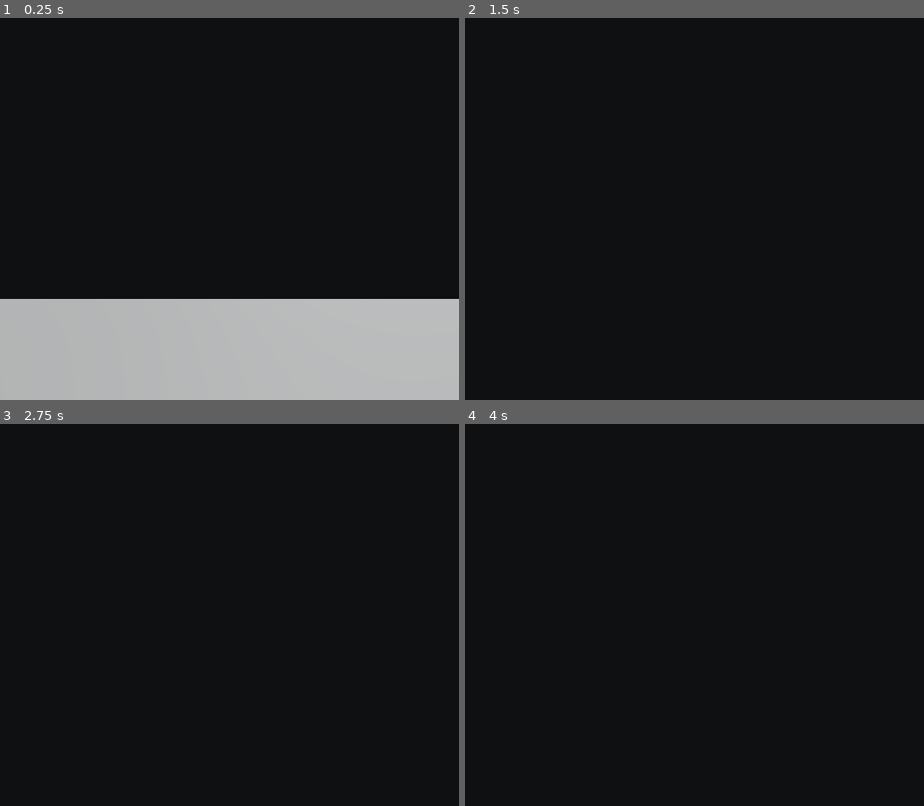
Above: before the commit, frames 1-4 (two rows, left to right).
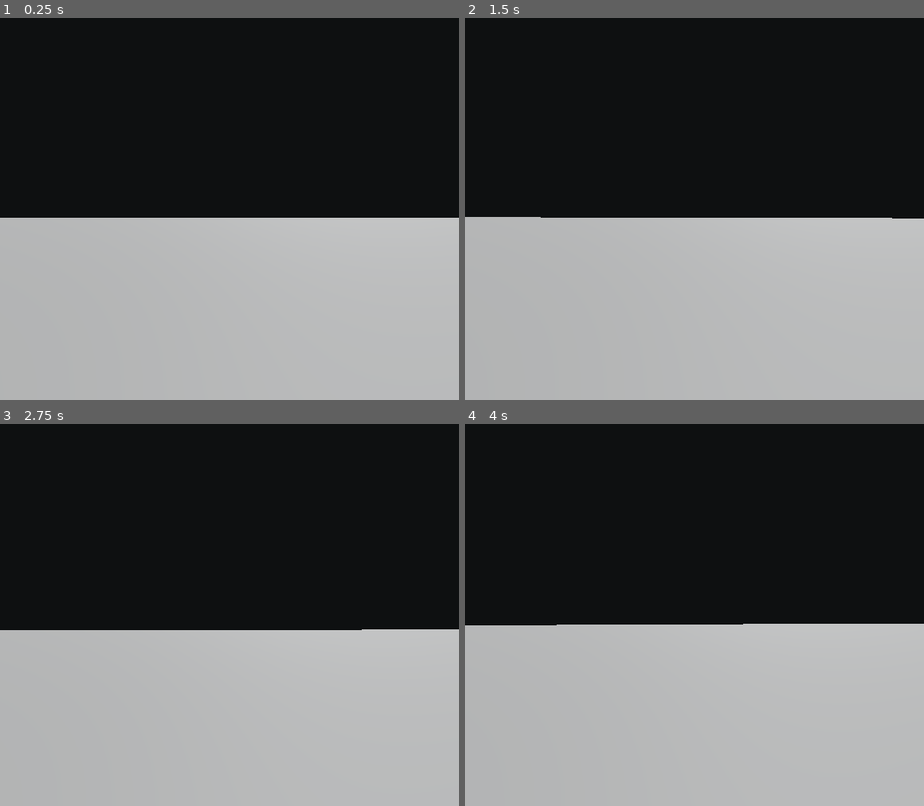
Above: after the commit, the same moments.

Repository: derukaeru/grief-0001
Game: Godot game, scene res://src/scenes/main/main.tscn
Same seed, same stepped clock (60 frames per second), same inputs: the game is played once before the commit and once after it. The engine's default icon, where the game draws it, is replaced by a stand-in: a white triangle on a blue panel in a dark square.
Inputs (mouse positions are in pixels of both pictures, inside the frame that each line leads up to):
- Up to frame 1 (0.25 s): no input
- Up to frame 2 (1.5 s): tap Enter at 0.5 s; move the mouse to (717, 209) at 0.52 s; hold W (forward) from 0.53 s (still down); tap Alt at 0.6 s; click (717, 209) at 0.67 s; move the mouse to (671, 209) at 1.27 s; tap Shift at 1.35 s
- Up to frame 3 (2.75 s): keep holding W (forward); tap Space at 2 s; move the mouse to (243, 607) at 2.02 s; tap Alt at 2.1 s
- Up to frame 4 (4 s): keep holding W (forward); move the mouse to (689, 622) at 2.77 s; tap Shift at 2.85 s; click (689, 622) at 2.92 s; tap Enter at 3.5 s; move the mouse to (731, 618) at 3.52 s; tap Alt at 3.6 s

The runs differ from the first frame. In frame 1, 21% of the frame differs, in the area x 0-100%, y 52-74%; in frame 2, 48%, in the area x 0-100%, y 52-100%; in frame 3, 46%; in frame 4, 48%.

Commit message:
feat: added new title screen

Diff:
--- a/src/scenes/maps/field.tscn
+++ b/src/scenes/maps/field.tscn
@@ -1,10 +1,12 @@
 [gd_scene format=3 uid="uid://ormu8fsixur7"]
 
 [sub_resource type="PlaneMesh" id="PlaneMesh_y04lm"]
-size = Vector2(10, 10)
+size = Vector2(100, 100)
 
 [sub_resource type="BoxShape3D" id="BoxShape3D_y04lm"]
-size = Vector3(10, 0.01, 10)
+size = Vector3(100, 0.01, 100)
+
+[sub_resource type="SphereMesh" id="SphereMesh_y04lm"]
 
 [node name="field" type="Node3D" unique_id=1818184762]
 
@@ -15,3 +17,7 @@
 
 [node name="CollisionShape3D" type="CollisionShape3D" parent="StaticBody3D" unique_id=446570433]
 shape = SubResource("BoxShape3D_y04lm")
+
+[node name="MeshInstance3D" type="MeshInstance3D" parent="." unique_id=394282424]
+transform = Transform3D(1, 0, 0, 0, 1, 0, 0, 0, 1, 29.19327, 4.68164, 0)
+mesh = SubResource("SphereMesh_y04lm")
--- a/src/scenes/menu/loading_screen.gd
+++ b/src/scenes/menu/loading_screen.gd
@@ -2,15 +2,14 @@
 
 signal loading_screen_ready
 @onready var animation: AnimationPlayer = $AnimationPlayer
-@onready var loading_progress: Label = $loading_progress
 
 func _ready() -> void:
 	animation.play("fade")
 	await animation.animation_finished
 	loading_screen_ready.emit()
 
-func _on_progress_changed(value: float) -> void:
-	loading_progress.text = str(int(value * 10)) + "%"
+func _on_progress_changed(_value: float) -> void:
+	pass
 
 func _on_loading_finished() -> void:
 	animation.play_backwards("fade")
--- a/src/scenes/menu/loading_screen.tscn
+++ b/src/scenes/menu/loading_screen.tscn
@@ -42,37 +42,6 @@
 [node name="loading_screen" type="CanvasLayer" unique_id=1327939804]
 script = ExtResource("1_4je5t")
 
-[node name="loading_text" type="Label" parent="." unique_id=567525063]
-anchors_preset = 8
-anchor_left = 0.5
-anchor_top = 0.5
-anchor_right = 0.5
-anchor_bottom = 0.5
-offset_left = -40.0
-offset_top = -11.5
-offset_right = 40.0
-offset_bottom = 11.5
-grow_horizontal = 2
-grow_vertical = 2
-text = "loading..."
-horizontal_alignment = 1
-
-[node name="loading_progress" type="Label" parent="." unique_id=605119785]
-anchors_preset = 8
-anchor_left = 0.5
-anchor_top = 0.5
-anchor_right = 0.5
-anchor_bottom = 0.5
-offset_left = -40.0
-offset_top = 10.0
-offset_right = 40.0
-offset_bottom = 33.0
-grow_horizontal = 2
-grow_vertical = 2
-text = "0%"
-horizontal_alignment = 1
-vertical_alignment = 1
-
 [node name="cover" type="ColorRect" parent="." unique_id=105426531]
 anchors_preset = 15
 anchor_right = 1.0
--- a/src/scenes/menu/settings_screen.gd
+++ b/src/scenes/menu/settings_screen.gd
@@ -2,10 +2,10 @@
 @onready var animation: AnimationPlayer = $AnimationPlayer
 
 func open() -> void:
-	pass
+	show()
 
 func close() -> void:
-	pass
+	hide()
 
 func mouse_entered(source: Button) -> void:
 	var tw: Tween = get_tree().create_tween()
--- a/src/scenes/menu/settings_screen.tscn
+++ b/src/scenes/menu/settings_screen.tscn
@@ -19,16 +19,27 @@
 grow_vertical = 2
 script = ExtResource("1_b8lm6")
 
+[node name="background" type="ColorRect" parent="." unique_id=612508177]
+layout_mode = 1
+anchors_preset = 15
+anchor_right = 1.0
+anchor_bottom = 1.0
+grow_horizontal = 2
+grow_vertical = 2
+color = Color(0, 0, 0, 1)
+
 [node name="exit" type="Button" parent="." unique_id=1870965150]
 layout_mode = 1
 anchors_preset = 1
 anchor_left = 1.0
 anchor_right = 1.0
-offset_left = -112.0
+offset_left = -56.0
+offset_top = 8.0
+offset_right = -8.0
 offset_bottom = 48.0
 grow_horizontal = 0
 theme_override_font_sizes/font_size = 32
-text = "exit"
+text = "x"
 flat = true
 
 [node name="AnimationPlayer" type="AnimationPlayer" parent="." unique_id=412523871]
--- a/src/scenes/menu/title_screen.gd
+++ b/src/scenes/menu/title_screen.gd
@@ -3,7 +3,7 @@
 
 func mouse_entered(source: Button) -> void:
 	var tw: Tween = get_tree().create_tween()
-	tw.tween_property(source, "scale", Vector2(1.1, 1.1), 0.15)
+	tw.tween_property(source, "scale", Vector2(1.15, 1.15), 0.15)
 
 func mouse_exited(source: Button) -> void:
 	var tw: Tween = get_tree().create_tween()
--- a/src/scenes/menu/title_screen.tscn
+++ b/src/scenes/menu/title_screen.tscn
@@ -2,6 +2,8 @@
 
 [ext_resource type="Script" uid="uid://gdniltp6ahcj" path="res://src/scenes/menu/title_screen.gd" id="1_fbi7p"]
 [ext_resource type="PackedScene" uid="uid://c5wqen1jgstwm" path="res://src/scenes/menu/settings_screen.tscn" id="2_4v2w5"]
+[ext_resource type="Texture2D" uid="uid://boa5g6vnh5q83" path="res://src/assets/sprites/ui/loop_background.png" id="2_wf6w8"]
+[ext_resource type="Texture2D" uid="uid://dd4ilhivajitl" path="res://src/assets/sprites/eye.png" id="3_n2vqt"]
 
 [node name="title_screen" type="Control" unique_id=198211424]
 layout_mode = 3
@@ -19,45 +21,73 @@
 anchor_bottom = 1.0
 grow_horizontal = 2
 grow_vertical = 2
+texture = ExtResource("2_wf6w8")
+stretch_mode = 1
 
 [node name="main_menu" type="Control" parent="." unique_id=1407386202]
+layout_mode = 1
+anchors_preset = 15
+anchor_right = 1.0
+anchor_bottom = 1.0
+grow_horizontal = 2
+grow_vertical = 2
+
+[node name="start" type="Button" parent="main_menu" unique_id=2054431500]
 layout_mode = 1
 anchors_preset = 8
 anchor_left = 0.5
 anchor_top = 0.5
 anchor_right = 0.5
 anchor_bottom = 0.5
+offset_left = -63.5
+offset_top = -34.0
+offset_right = 63.5
+offset_bottom = 34.0
 grow_horizontal = 2
 grow_vertical = 2
-
-[node name="start" type="Button" parent="main_menu" unique_id=2054431500]
-layout_mode = 0
-offset_left = -120.0
-offset_top = -2.0
-offset_right = 120.0
-offset_bottom = 38.0
 pivot_offset_ratio = Vector2(0.5, 0.5)
-text = "start"
 flat = true
 
+[node name="icon" type="TextureRect" parent="main_menu/start" unique_id=1443173622]
+layout_mode = 1
+anchors_preset = 8
+anchor_left = 0.5
+anchor_top = 0.5
+anchor_right = 0.5
+anchor_bottom = 0.5
+offset_left = -120.0
+offset_top = -120.0
+offset_right = 120.0
+offset_bottom = 120.0
+grow_horizontal = 2
+grow_vertical = 2
+texture = ExtResource("3_n2vqt")
+expand_mode = 1
+
 [node name="settings" type="Button" parent="main_menu" unique_id=1578761108]
-layout_mode = 0
-offset_left = -120.0
-offset_top = 50.0
-offset_right = 120.0
-offset_bottom = 90.0
+layout_mode = 1
+anchors_preset = 2
+anchor_top = 1.0
+anchor_bottom = 1.0
+offset_left = 6.0
+offset_top = -28.0
+offset_right = 29.0
+offset_bottom = -5.0
+grow_vertical = 0
 pivot_offset_ratio = Vector2(0.5, 0.5)
-text = "settings"
+text = "/"
 flat = true
 
 [node name="exit" type="Button" parent="main_menu" unique_id=193737445]
-layout_mode = 0
-offset_left = -120.0
-offset_top = 106.0
-offset_right = 120.0
-offset_bottom = 146.0
+layout_mode = 1
+anchors_preset = 1
+anchor_left = 1.0
+anchor_right = 1.0
+offset_left = -42.0
+offset_bottom = 40.0
+grow_horizontal = 0
 pivot_offset_ratio = Vector2(0.5, 0.5)
-text = "exit"
+text = "x"
 flat = true
 
 [node name="settings_screen" parent="." unique_id=1557528192 instance=ExtResource("2_4v2w5")]
Binary file added: src/assets/sprites/eye.png
Not shown, added: src/assets/sprites/eye.png.import
Binary file added: src/assets/sprites/eye_open.png
Not shown, added: src/assets/sprites/eye_open.png.import
Binary file added: src/assets/sprites/ui/loop_background.png
Not shown, added: src/assets/sprites/ui/loop_background.png.import
Binary file added: src/assets/sprites/ui/settings.png
Not shown, added: src/assets/sprites/ui/settings.png.import
